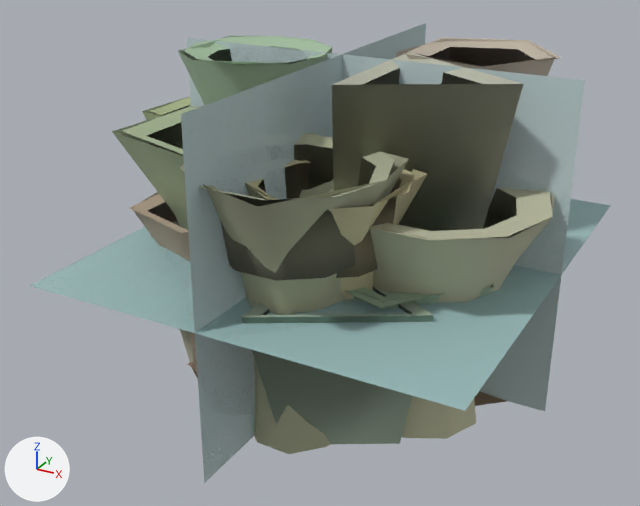
Renders of the glTF model data/models/board/mars/tube-grove.glb from each side of a commit.
Camera for both pictures: a 50 mm camera at (35.7, -68.9, 45.2) aimed at (-0.2, -3.6, 12.5). Arrows for +X, +Y and +Z are at lower left; the lights stay in place. The picture after the commit comes second. Where no turn or scale is listed for an object, it has been applied to the vertices. Vertices at exactly the same position are counted once.

Objects in the first picture: 'tube-grove-lod0.001', 'tube-grove-lod1.001', 'tube-grove-lod2.001', 'tube-grove-lod3.001'.
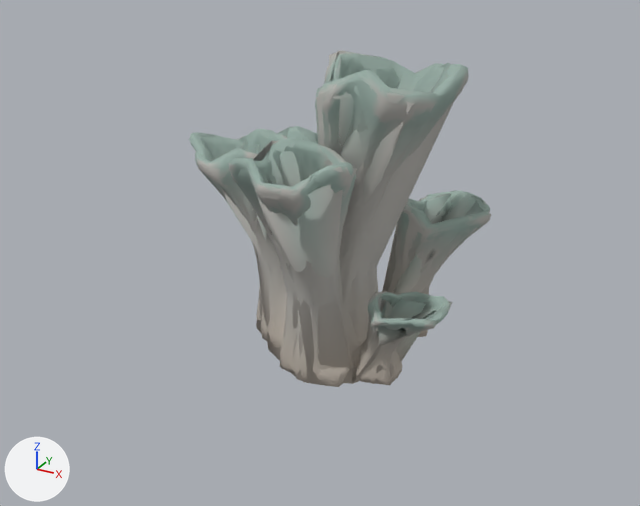
Boxes (x1, y1, x2, y2) around the edits, measured in the pictures (640 x 506 px):
'tube-grove-lod3.001', deleted
    before: (30, 23, 611, 483)
'tube-grove-lod0.001', deleted
    before: (178, 36, 554, 454)
'tube-grove-lod2.001', reshaped (20% narrower, 15% shorter)
    before: (151, 52, 523, 444)
    after: (191, 54, 490, 387)
'tube-grove-lod1.001', reshaped (33% narrower, 9% shorter)
    before: (112, 37, 562, 406)
    after: (190, 53, 490, 387)
'tube-grove-mesh3.003', added
    after: (221, 51, 483, 384)
'tube-grove-mesh2.003', added
    after: (189, 50, 492, 386)

The change, as a list of edits to the scene's bpy script:
```text
Change me_tube_grove_lod1:
    used by ob_tube_grove_lod1_001; location = (0.0, 0.0, 0.0)
    remove me_tube_grove_lod1.from_pydata(...)  # 224 vertices, 320 faces; spans x -20.3..17.5, y -15.0..14.4, z 0.0..30.0
    add me_tube_grove_lod1.from_pydata(...)  # 8004 vertices, 16000 faces; spans x -14.8..13.1, y -15.1..13.5, z 0.0..30.0
    me_tube_grove_lod1 part 1: 224 vertices removed from x -20.3..17.5, y -15.0..14.4, z 0.0..30.0; 8004 vertices added at x -14.8..13.1, y -15.1..13.5, z 0.0..30.0
Change me_tube_grove_lod2:
    used by ob_tube_grove_lod2_001; location = (0.0, 0.0, 0.0)
    remove me_tube_grove_lod2.from_pydata(...)  # 48 vertices, 70 faces; spans x -14.6..17.2, y -20.3..15.8, z 0.0..30.0
    add me_tube_grove_lod2.from_pydata(...)  # 2104 vertices, 4200 faces; spans x -14.8..13.1, y -15.0..13.5, z 0.0..30.0
    me_tube_grove_lod2 part 2: 48 vertices removed from x -14.6..17.2, y -20.3..15.8, z 0.0..30.0; 2104 vertices added at x -14.8..13.1, y -15.0..13.5, z 0.0..30.0
Add me_tube_grove_mesh3_003:
    me_tube_grove_mesh3_003.from_pydata(...)  # 124 vertices, 239 faces; spans x -14.8..12.5, y -14.9..13.3, z 0.0..30.0
    me_tube_grove_mesh3_003.materials.append(mat_coral)  # its picture is missing
Add me_tube_grove_mesh2_003:
    me_tube_grove_mesh2_003.from_pydata(...)  # 504 vertices, 999 faces; spans x -14.5..13.0, y -14.9..13.4, z 0.0..30.0
    me_tube_grove_mesh2_003.materials.append(mat_coral)  # its picture is missing
Remove ob_tube_grove_lod0_001:
    ob_tube_grove_lod0_001 = bpy.data.objects.new('tube-grove-lod0.001', me_tube_grove_lod0)
    ob_tube_grove_lod0_001.location = (0.0, 0.0, 0.0)
Remove ob_tube_grove_lod3_001:
    ob_tube_grove_lod3_001 = bpy.data.objects.new('tube-grove-lod3.001', me_tube_grove_lod3)
    ob_tube_grove_lod3_001.location = (0.0, 0.0, 0.0)
Add ob_tube_grove_mesh3_003:
    ob_tube_grove_mesh3_003 = bpy.data.objects.new('tube-grove-mesh3.003', me_tube_grove_mesh3_003)
    ob_tube_grove_mesh3_003.location = (0.0, 0.0, 0.0)
Add ob_tube_grove_mesh2_003:
    ob_tube_grove_mesh2_003 = bpy.data.objects.new('tube-grove-mesh2.003', me_tube_grove_mesh2_003)
    ob_tube_grove_mesh2_003.location = (0.0, 0.0, 0.0)
```
